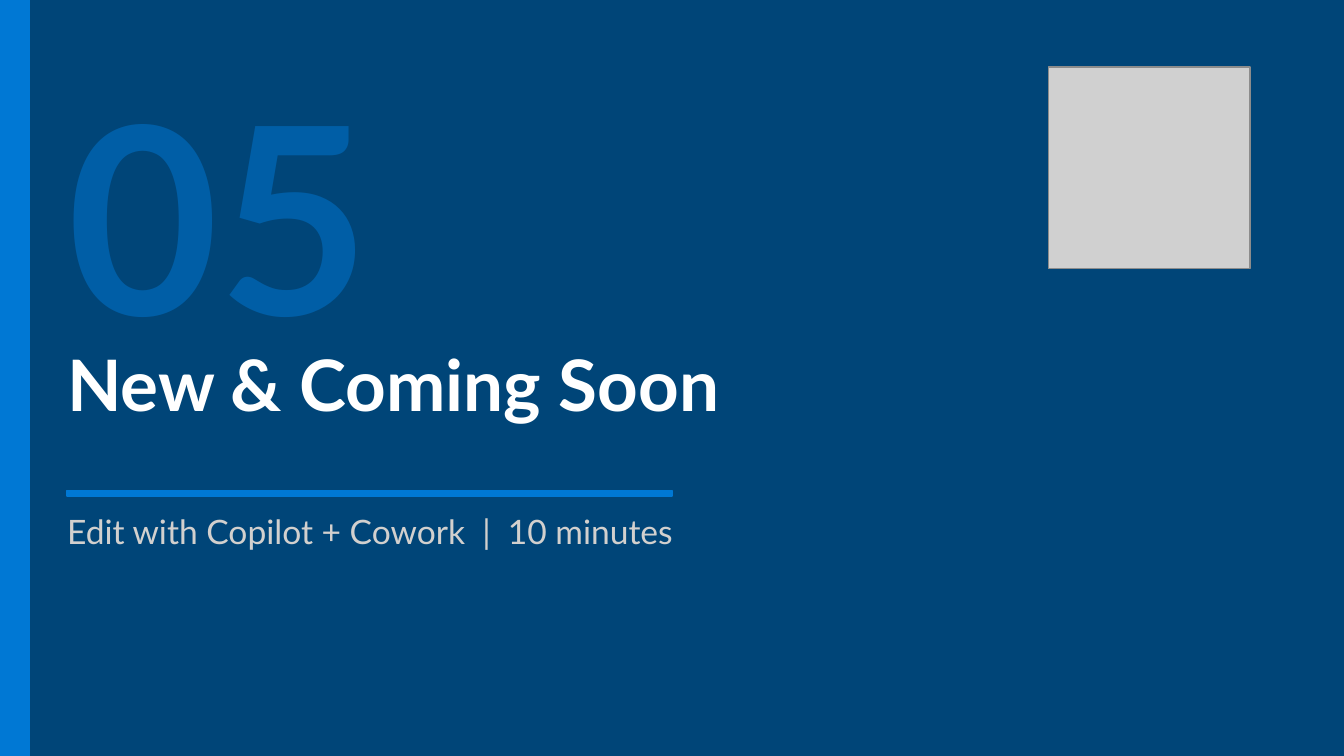
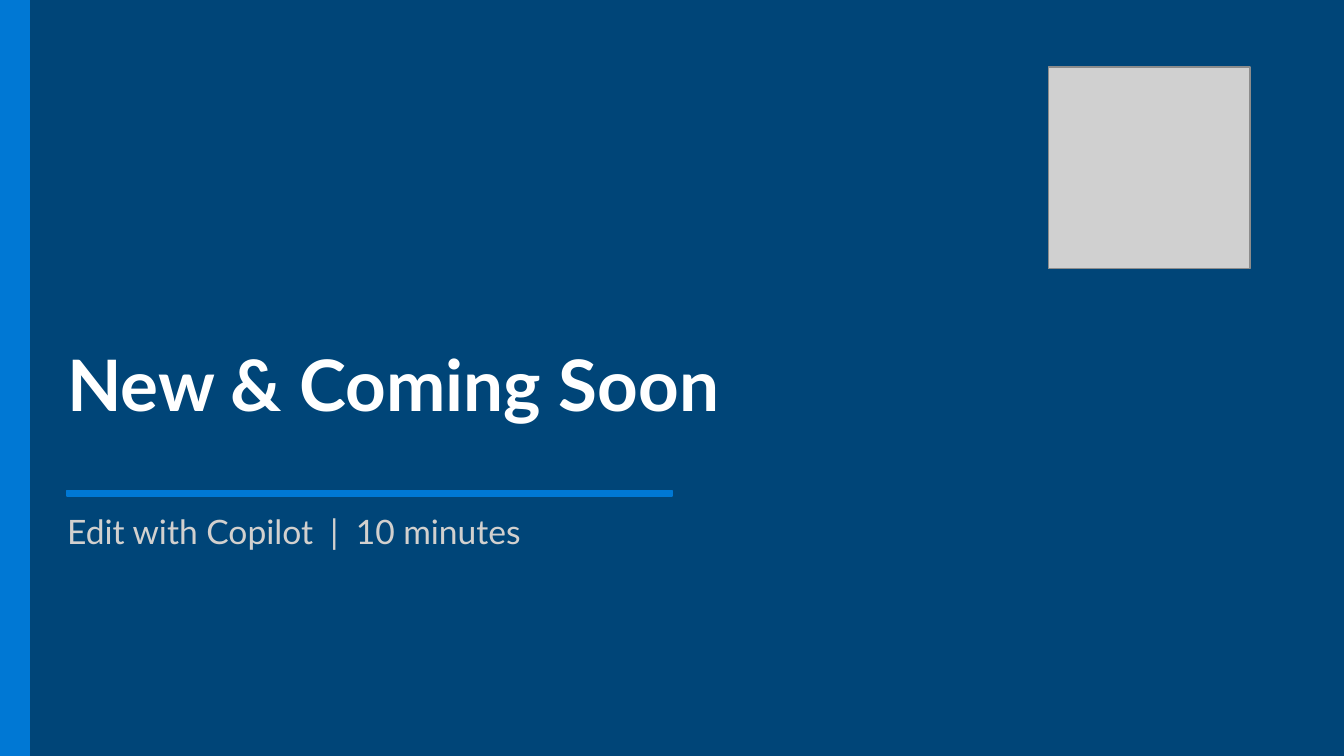
Before and after one commit to matziq/copilot-training-docs, a slide deck: slide 26 of files/Copilot_Training_Deck.pptx (slide 24 before the commit). Drawn at 1344x756 pixels with LibreOffice and Linux fonts; fonts in the diff are those of the drawing; grey boxes stand for pictures. Boxes give left, top, right and bottom in pixels: in the first picture for what was removed or moved away, otherwise in the second. Text is boxed around its words. In the diff, an @@ line names an element or a change of style, - is before the commit and + after.

Commit message:
Update training5: add Memory & Custom Instructions, Additional Useful Prompts, remove Cowork

```diff
--- a/files/Copilot_Training_Deck.pptx
+++ b/files/Copilot_Training_Deck.pptx
@@ text removed at [67,124,370,361] @@
-05
@@ text at [67,519,520,550]: text changed @@
-Edit with Copilot + Cowork | 10 minutes
+Edit with Copilot | 10 minutes
```
Also in this commit, not shown: 8 other slides changed, 2 slides added, 1 slide removed, 2 other files.
